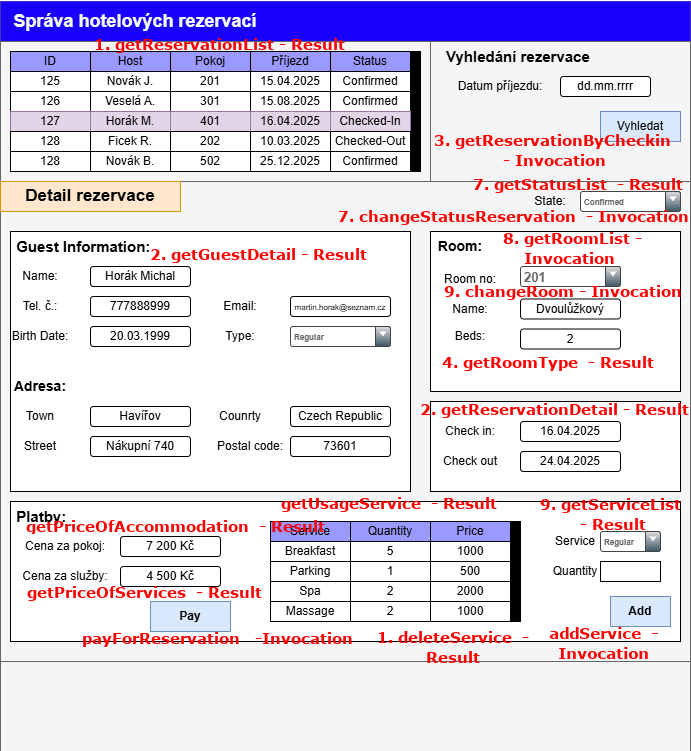
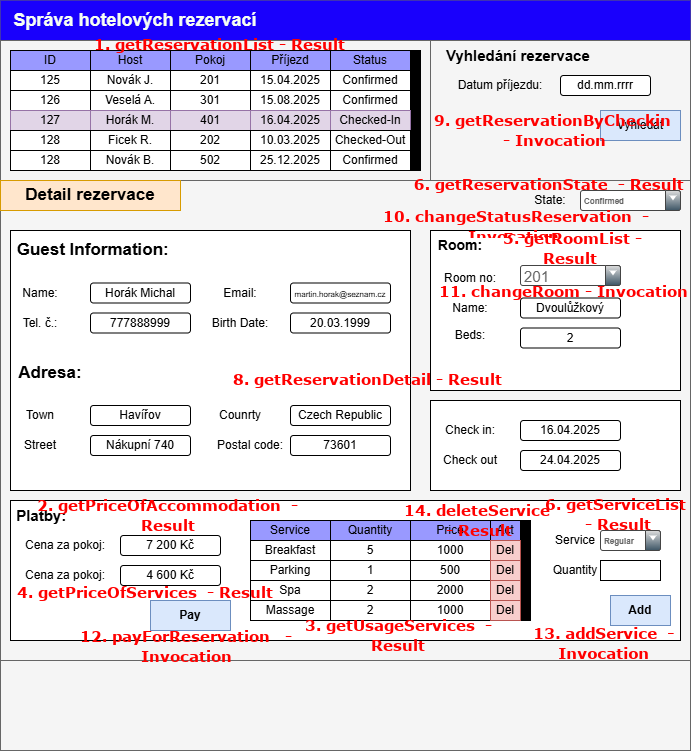
Before/after of a w=691, h=751 layered artwork. What changed in the layer stack:
renamed "payForReservation -Invocatio..." to "12. payForReservation -Invoc...", painted on it over [81, 630, 352, 662]
renamed "addService - Invocation" to "13. addService - Invocation", painted on it over [535, 627, 674, 642]
renamed "1. deleteService - Result" to "14. deleteService - Result", painted on it over [378, 504, 550, 663]
renamed "getUsageService - Result" to "3. getUsageServices - Result", painted on it over [281, 497, 497, 651]
renamed "getPriceOfServices - Result" to "4. getPriceOfServices - Resul...", painted on it over [17, 586, 273, 601]
renamed "getPriceOfAccommodation - Res..." to "2. getPriceOfAccommodation - ...", painted on it over [26, 499, 325, 534]
renamed "4. getRoomType - Result" to "Empty Text Layer", painted on it over [442, 356, 654, 371]
renamed "2. getGuestDetail - Result" to "8. getReservationDetail - Resu...", painted on it over [151, 248, 502, 388]
renamed "3. getReservationByCheckin - ..." to "9. getReservationByCheckin - ...", painted on it over [434, 114, 670, 166]
painted on "getServiceList" over [540, 498, 686, 530]
renamed "7. getStatusList - Result" to "6. getReservationState - Resu...", painted on it over [414, 178, 684, 193]
painted on "changeStatusReservation - Invocation" over [339, 210, 688, 238]
renamed "8. getRoomList - Invocation" to "5. getRoomList - Result", painted on it over [503, 232, 614, 264]
renamed "9. changeRoom - Invocation" to "11. changeRoom - Invocation", painted on it over [440, 285, 687, 300]
renamed "2. getReservationDetail - Resu..." to "formular.png #3", moved it above "formular.png #2", painted on it over [0, 0, 691, 751]
painted on "formular.png #1" over [0, 1, 691, 751]
